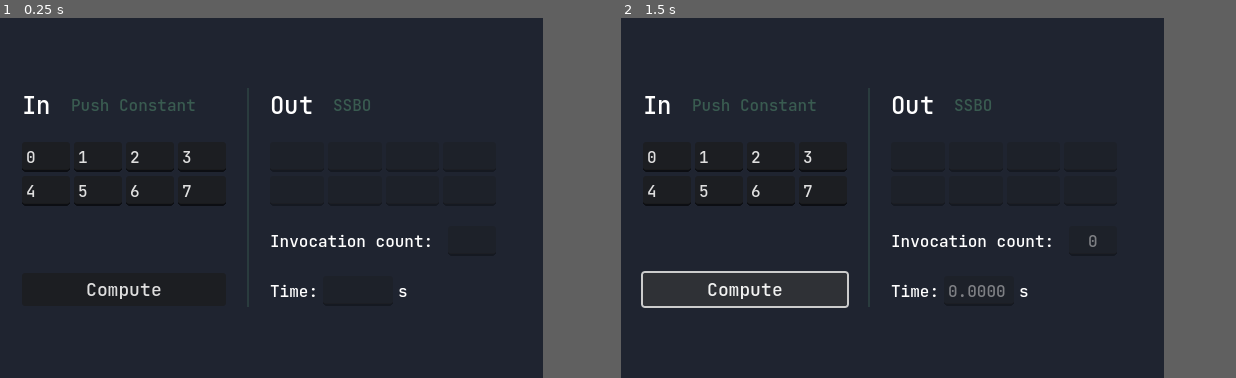
Above: before the commit, frames 1-2 (left to right).
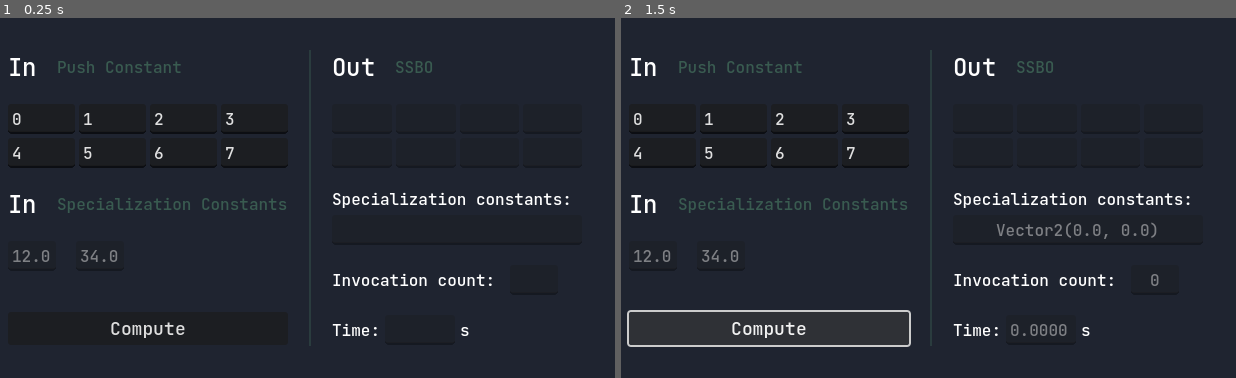
Above: after the commit, the same moments.

Repository: 1hue/StorageBuffersCompute
Game: Godot game, scene res://src/main.tscn
Two runs of this game, one before a commit and one after it. Both use one fixed random seed, a clock stepped at 60 frames per second and the inputs below.
Inputs:
- Up to frame 1 (0.25 s): no input
- Up to frame 2 (1.5 s): click "Compute" at 0.5 s; click "Compute" at 1.25 s
The window is 568x360 before the commit and 640x360 after it. Grey fills any space a smaller window leaves; there, only what the larger window draws over its background counts as a difference.

The runs differ from the first frame. In frame 1, 4.7% of the frame differs, in the area x 1-93%, y 11-89%; in frame 2, 6.4%, in the area x 0-93%, y 11-92%.
Error before the commit: Cannot call method 'shader_create_from_spirv' on a null value. (res://src/compute_worker.gd:81)
Error after the commit: Cannot call method 'shader_create_from_spirv' on a null value. (res://src/compute_worker.gd:87)

Commit message:
Add specialization constants

Diff:
--- a/project.godot
+++ b/project.godot
@@ -19,7 +19,7 @@
 
 [display]
 
-window/size/viewport_width=568
+window/size/viewport_width=640
 window/size/viewport_height=360
 
 [rendering]
--- a/src/compute_worker.gd
+++ b/src/compute_worker.gd
@@ -4,7 +4,12 @@
 
 const SHADER_PATH = "res://src/compute_shader.glsl"
 const INPUT_COUNT = 8
-const SSBO_SIZE = 1 + INPUT_COUNT # Number of floats for our input/output. 1 counter + 8 inputs
+## Number of floats for our input/output.
+## 1 counter + 2 floats for Vector2 `constants` + 1 empty float for "padding" + 8 actual inputs
+const SSBO_SIZE = 1 + 2 + 1 + INPUT_COUNT
+
+const SPEC_CONSTANT_0 = 12.0
+const SPEC_CONSTANT_1 = 34.0
 
 var rd: RenderingDevice
 var shader: RID
@@ -14,6 +19,7 @@
 
 # Outputs
 var counter: int
+var constants: Vector2
 var storage_out: PackedFloat32Array
 var benchmark: float
 
@@ -51,7 +57,7 @@
 		rd.free_rid(shader)
 
 	shader = compile_shader(rd, SHADER_PATH)
-	pipeline = rd.compute_pipeline_create(shader)
+	pipeline = rd.compute_pipeline_create(shader, create_specialization_constants())
 
 	# Reset storage buffer upon recompilation
 	_init_storage_buffer()
@@ -81,6 +87,22 @@
 	return p_rd.shader_create_from_spirv(shader_spirv)
 
 
+func create_specialization_constants() -> Array[RDPipelineSpecializationConstant]:
+	var constants_in: Array[RDPipelineSpecializationConstant] = []
+
+	var constant := RDPipelineSpecializationConstant.new()
+	constant.constant_id = 0
+	constant.value = SPEC_CONSTANT_0
+	constants_in.append(constant)
+
+	constant = RDPipelineSpecializationConstant.new()
+	constant.constant_id = 1
+	constant.value = SPEC_CONSTANT_1
+	constants_in.append(constant)
+
+	return constants_in
+
+
 func create_uniform(rids: Array[RID], type: RenderingDevice.UniformType, binding: int = 0) -> RDUniform:
 	var uniform: RDUniform = RDUniform.new()
 	uniform.uniform_type = type
@@ -92,7 +114,7 @@
 
 func compute(push_constant: PackedFloat32Array) -> void:
 	assert(push_constant.size() == INPUT_COUNT,
-		"Push constant passed in must strictly be predetermined length of %d" % INPUT_COUNT)
+		"Push constant passed in must strictly be of predetermined length %d" % INPUT_COUNT)
 
 	rd.capture_timestamp("bench_start")
 	var compute_list = rd.compute_list_begin()
@@ -120,7 +142,13 @@
 
 	var bytes_out := rd.buffer_get_data(storage_buffer)
 
+	# Bytes 0-4
 	counter = bytes_out.decode_u32(0)
-	storage_out = bytes_out.slice(4).to_float32_array()
+	# Bytes 4 through 8 become empty/padding
+
+	# Bytes 8-16
+	constants = Vector2(bytes_out.decode_float(8), bytes_out.decode_float(12))
+	# Bytes 16+
+	storage_out = bytes_out.slice(16).to_float32_array()
 
 	print_rich('Output: %d | [color=pale_green][b]%s[/b][/color]' % [counter, storage_out])
--- a/src/main.gd
+++ b/src/main.gd
@@ -1,15 +1,23 @@
 # Copyright (c) 2025 1hue - MIT License
 extends Control
+
 
 @onready var input_fields: GridContainer = %InputFields
 @onready var output_fields: GridContainer = %OutputFields
 @onready var counter: LineEdit = %Counter
 @onready var time: LineEdit = %Time
+@onready var spec_constants_out: LineEdit = %SpecConstantsOut
+@onready var spec_constant_0: LineEdit = %SpecConstant0
+@onready var spec_constant_1: LineEdit = %SpecConstant1
 
 var worker: ComputeWorker
 
 func _ready() -> void:
 	worker = ComputeWorker.new()
+
+	# Just display what these are, we could pass them into the constructor but KISS - keep it simple
+	spec_constant_0.text = "%.1f" % worker.SPEC_CONSTANT_0
+	spec_constant_1.text = "%.1f" % worker.SPEC_CONSTANT_1
 
 
 func _on_compute_button_pressed() -> void:
@@ -19,6 +27,7 @@
 
 	time.text = "%.4f" % worker.benchmark
 	counter.text = "%d" % worker.counter
+	spec_constants_out.text = "Vector2%s" % worker.constants
 
 	for i in output_fields.get_child_count():
 		# Note that we're formatting floats into %d decimals
--- a/src/main.tscn
+++ b/src/main.tscn
@@ -100,6 +100,34 @@
 size_flags_horizontal = 3
 text = "7"
 
+[node name="HBoxContainer2" type="HBoxContainer" parent="PanelContainer/CenterContainer/MarginContainer/HBoxContainer/VBoxContainer"]
+layout_mode = 2
+
+[node name="Label" type="Label" parent="PanelContainer/CenterContainer/MarginContainer/HBoxContainer/VBoxContainer/HBoxContainer2"]
+layout_mode = 2
+theme_type_variation = &"HeaderMedium"
+text = "In"
+
+[node name="Label2" type="Label" parent="PanelContainer/CenterContainer/MarginContainer/HBoxContainer/VBoxContainer/HBoxContainer2"]
+layout_mode = 2
+theme_type_variation = &"TooltipLabel"
+text = "Specialization Constants"
+
+[node name="HBoxContainer3" type="HBoxContainer" parent="PanelContainer/CenterContainer/MarginContainer/HBoxContainer/VBoxContainer"]
+layout_mode = 2
+
+[node name="SpecConstant0" type="LineEdit" parent="PanelContainer/CenterContainer/MarginContainer/HBoxContainer/VBoxContainer/HBoxContainer3"]
+unique_name_in_owner = true
+layout_mode = 2
+alignment = 1
+editable = false
+
+[node name="SpecConstant1" type="LineEdit" parent="PanelContainer/CenterContainer/MarginContainer/HBoxContainer/VBoxContainer/HBoxContainer3"]
+unique_name_in_owner = true
+layout_mode = 2
+alignment = 1
+editable = false
+
 [node name="Control" type="Control" parent="PanelContainer/CenterContainer/MarginContainer/HBoxContainer/VBoxContainer"]
 layout_mode = 2
 size_flags_vertical = 3
@@ -174,6 +202,20 @@
 size_flags_horizontal = 3
 editable = false
 
+[node name="VBoxContainer4" type="VBoxContainer" parent="PanelContainer/CenterContainer/MarginContainer/HBoxContainer/VBoxContainer2"]
+layout_mode = 2
+theme_override_constants/separation = 5
+
+[node name="TimeLabel" type="Label" parent="PanelContainer/CenterContainer/MarginContainer/HBoxContainer/VBoxContainer2/VBoxContainer4"]
+layout_mode = 2
+text = "Specialization constants: "
+
+[node name="SpecConstantsOut" type="LineEdit" parent="PanelContainer/CenterContainer/MarginContainer/HBoxContainer/VBoxContainer2/VBoxContainer4"]
+unique_name_in_owner = true
+layout_mode = 2
+alignment = 1
+editable = false
+
 [node name="HBoxContainer2" type="HBoxContainer" parent="PanelContainer/CenterContainer/MarginContainer/HBoxContainer/VBoxContainer2"]
 layout_mode = 2
 theme_override_constants/separation = 5
Not shown, changed: src/compute_shader.glsl
